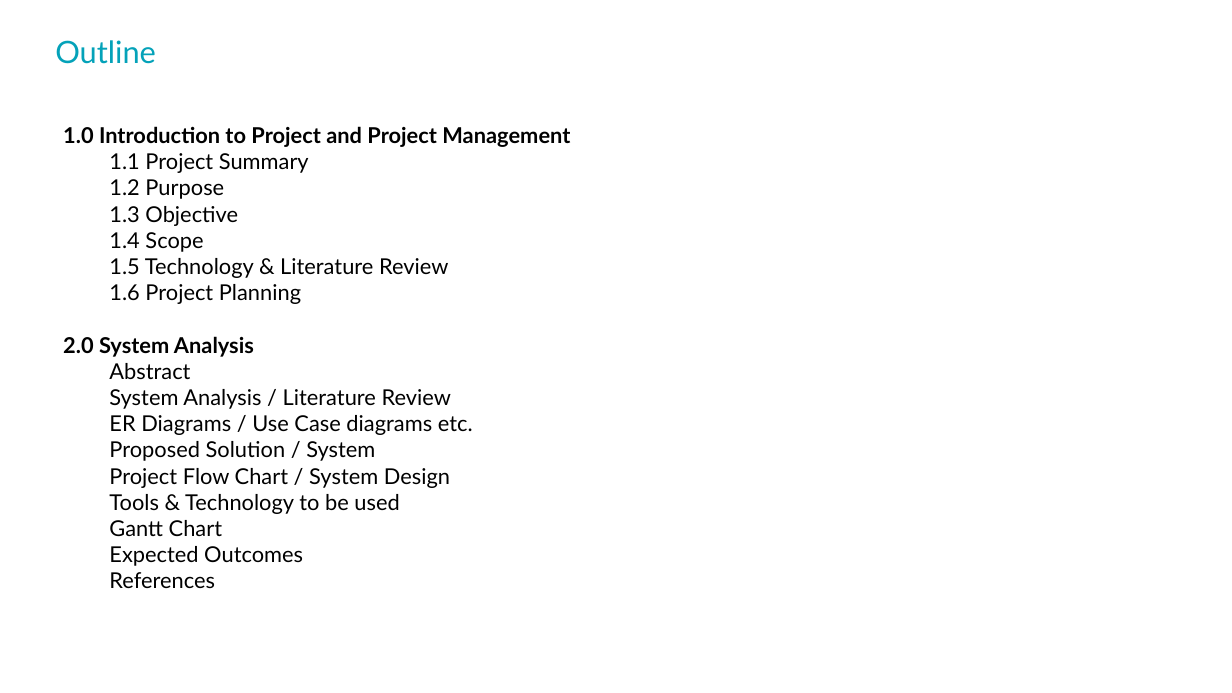
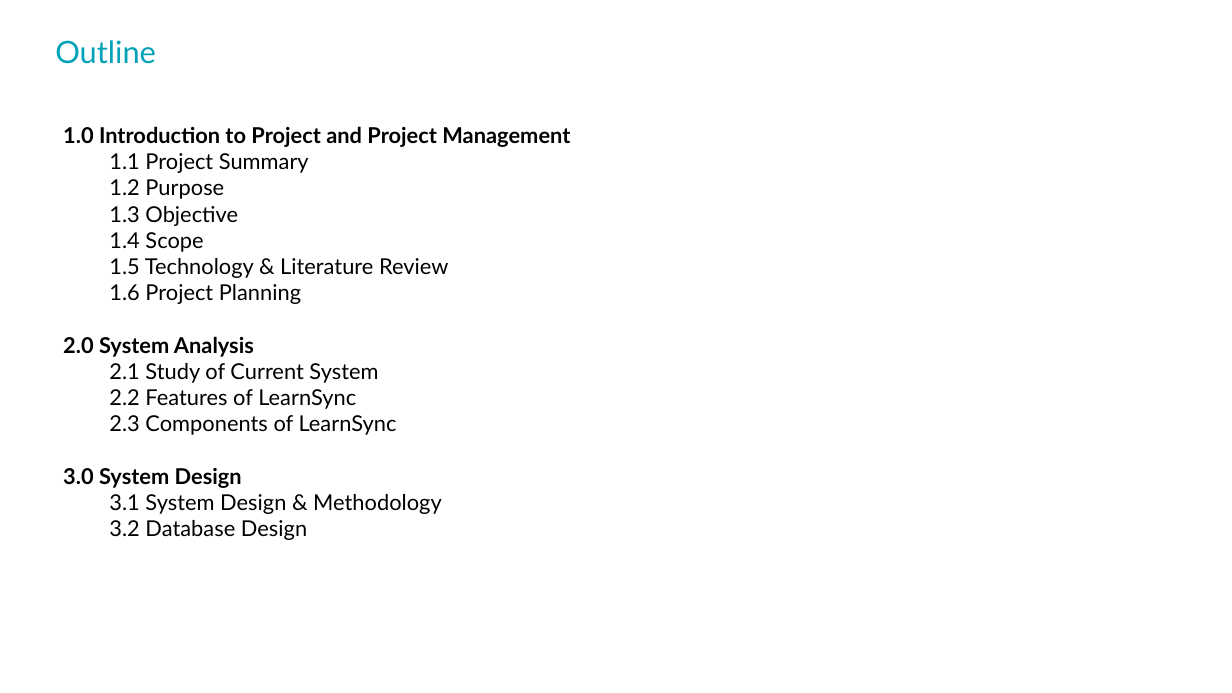
Before and after one commit to Ompitroda55/LearnSync, a slide deck: slide 3 of Poject Doc's/PPT format.pptx. Drawn at 1232x693 pixels with LibreOffice and Linux fonts; fonts in the diff are those of the drawing; background and template pictures are left out. Boxes give left, top, right and bottom in pixels: in the first picture for what was removed or moved away, otherwise in the second. Text is boxed around its words. In the diff, an @@ line names an element or a change of style, - is before the commit and + after.

Commit message:
review 1

```diff
--- a/Poject Doc's/PPT format.pptx
+++ b/Poject Doc's/PPT format.pptx
@@ text at [63, 363, 442, 540]: text changed @@
-  Abstract
-  System Analysis / Literature Review
-  ER Diagrams / Use Case diagrams etc.
-  Proposed Solution / System
-  Project Flow Chart / System Design
-  Tools & Technology to be used
-  Gantt Chart
-  Expected Outcomes
-  References
+  2.1 Study of Current System
+  2.2 Features of LearnSync
+  2.3 Components of LearnSync
+3.0 System Design
+  3.1 System Design & Methodology
+  3.2 Database Design
```
Also in this commit, not shown: 5 other slides changed, 8 slides added, 8 other files.
